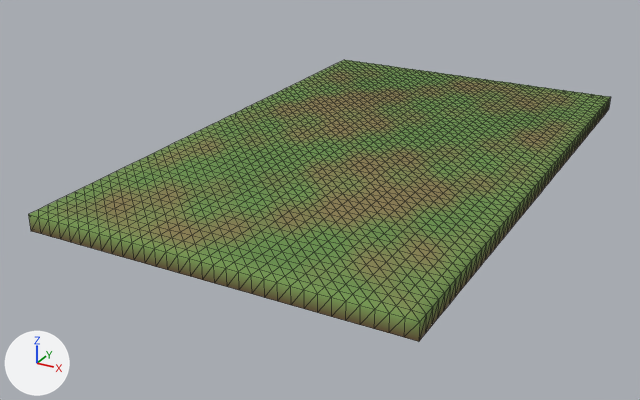
Renders of the glTF model game/assets/models/environment/ground_tile_a.glb from each side of a commit.
Camera for both pictures: a camera (50 mm lens) standing at (8.21, -17.24, 7.0) and looking at (-0.77, -0.92, -1.16). The lights are fixed; the arrows at lower left show +X, +Y and +Z. The older version comes first. Mesh edges are drawn as thin lines. Where no turn or scale is listed for an object, it has been applied to the vertices. Vertices at exactly the same position are counted once.

Script lines for the objects in view, before the commit:
```python
me_ground_tile_a_surface = bpy.data.meshes.new('Ground_Tile_A_Surface')
me_ground_tile_a_surface.from_pydata(...)  # 1917 vertices, 3664 faces; spans x -4.0..4.0, y -6.5..6.5, z -0.35..0.0
me_ground_tile_a_surface.materials.append(mat_mat_env_ground)
ob_ground_tile_a_surface = bpy.data.objects.new('Ground_Tile_A_Surface', me_ground_tile_a_surface)
ob_ground_tile_a_surface.location = (0.0, 0.0, 0.0)
```
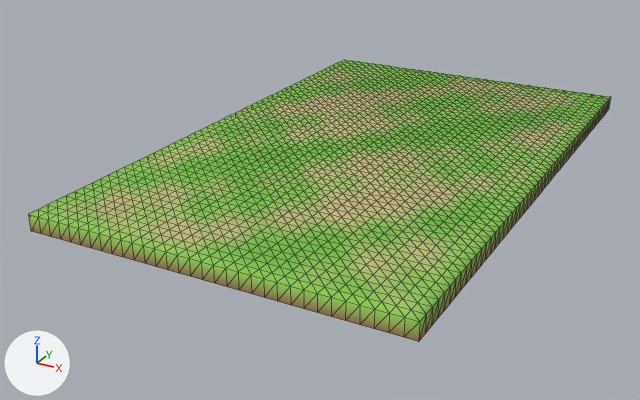
Pixel boxes (x1, y1, x2, y2) of what changed, in the pictures (640 x 400 px):
part 1 of me_ground_tile_a_surface, recoloured: (28, 60, 611, 341) in both
part 2 of me_ground_tile_a_surface, recoloured: (106, 83, 563, 257) in both
part 3 of me_ground_tile_a_surface, recoloured: (67, 70, 575, 310) in both
part 4 of me_ground_tile_a_surface, recoloured: (104, 74, 566, 274) in both

Edits to the bpy script that builds the scene:
```text
Change me_ground_tile_a_surface:
    where me_ground_tile_a_surface.from_pydata(...)  # 1917 vertices, 3664 faces; spans x -4.0..4.0, y -6.5..6.5, z -0.35..0.0
    used by ob_ground_tile_a_surface; location = (0.0, 0.0, 0.0)
    me_ground_tile_a_surface part 1: 2392 faces centred in x -4.0..4.0, y -6.5..6.5, z -0.23..0.0 are repainted in the vertex colours; the middle colour goes from green #72924d to green #8bc255
    me_ground_tile_a_surface part 2: 283 faces centred in x -3.08..3.33, y -5.92..5.92, z -0.01..0.0 are repainted in the vertex colours; the middle colour goes from yellow #8a7e50 to beige #c3bd7d
    me_ground_tile_a_surface part 3: 696 faces centred in x -3.67..3.67, y -6.17..6.17, z -0.01..0.0 are repainted in the vertex colours; the middle colour goes from green #80884f to green #abc06d
    me_ground_tile_a_surface part 4: 293 faces centred in x -3.42..3.42, y -5.92..5.92, z -0.01..0.0 are repainted in the vertex colours; the middle colour goes from yellow #87834f to yellow #babf78
```
